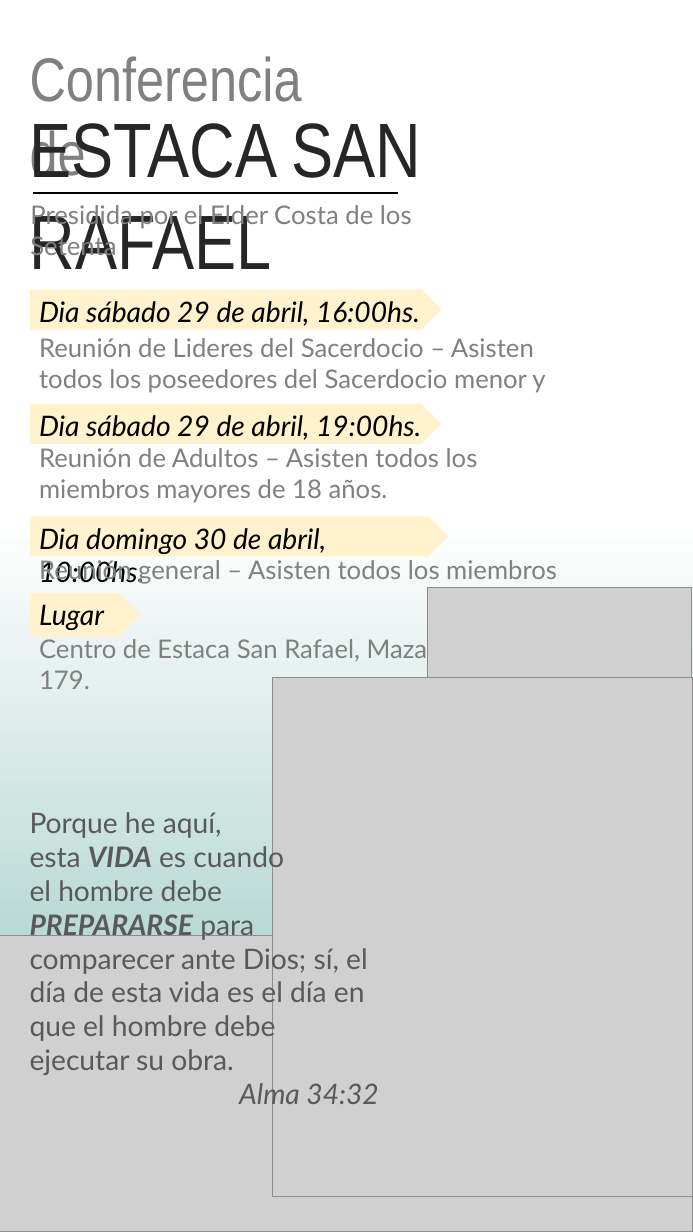
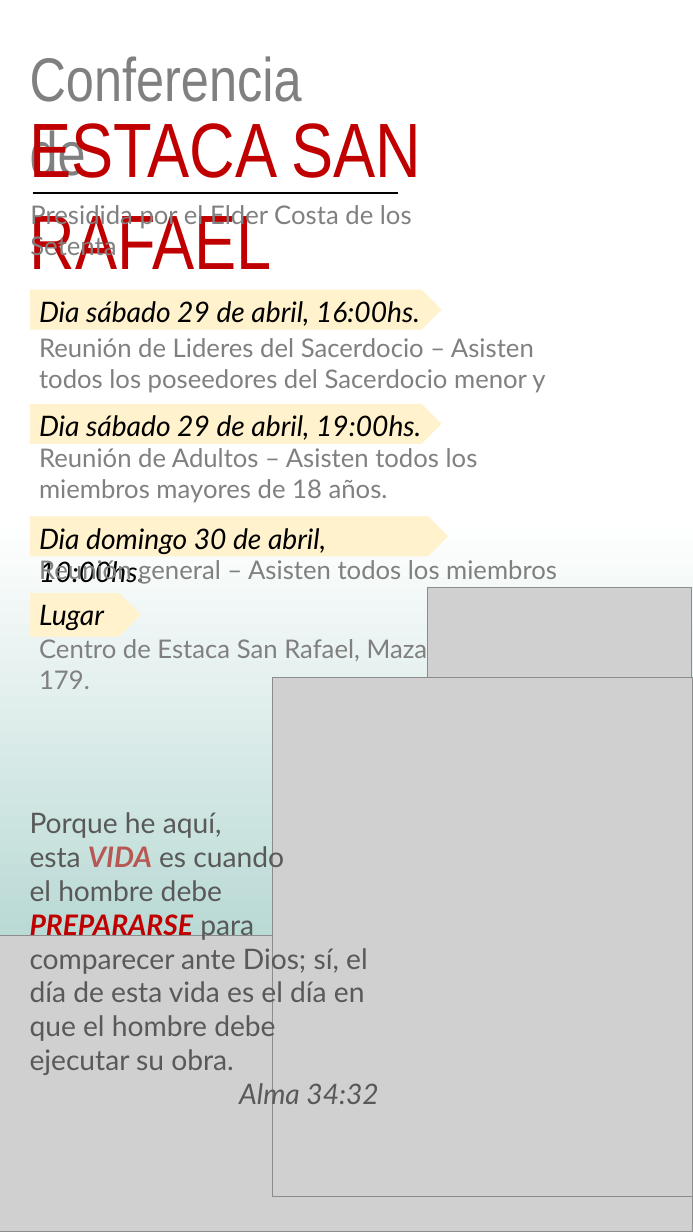
Before and after one commit to Tincho228/PowerPoint, a slide deck: slide 1 of Invitaciones de Conferenci/Invitacion conferencia.pptx. Drawn at 693x1232 pixels with LibreOffice and Linux fonts; fonts in the diff are those of the drawing; grey boxes stand for pictures; background and template pictures are left out. Boxes give left, top, right and bottom in pixels: in the first picture for what was removed or moved away, otherwise in the second. Text is boxed around its words. In the diff, an @@ line names an element or a change of style, - is before the commit and + after.

```diff
--- a/Invitaciones de Conferenci/Invitacion conferencia.pptx
+++ b/Invitaciones de Conferenci/Invitacion conferencia.pptx
@@ text "ESTACA SAN RAFAEL" at [30,123,421,269]: text colour #262626 to #C00000 @@
@@ text at [30,843,368,1075]: text colour #595959 to #B75855 in "VIDA"; text colour #595959 to #C00000 in "PREPARARSE" @@
```
Also in this commit, not shown: 4 slides added, 5 other files.
